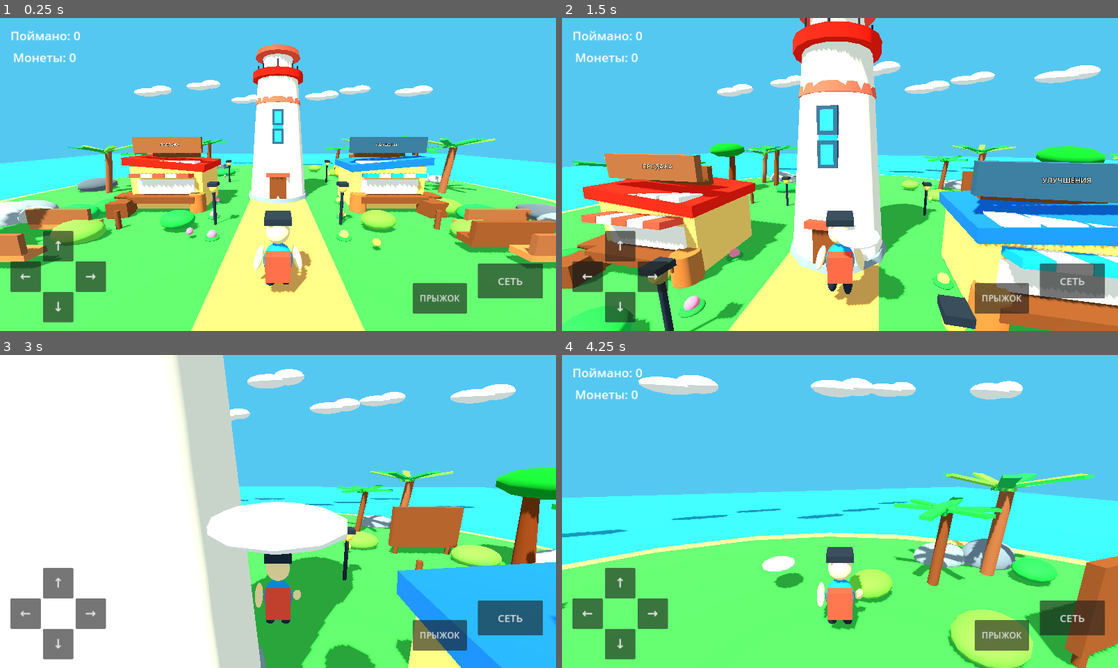
Above: before the commit, frames 1-4 (two rows, left to right).
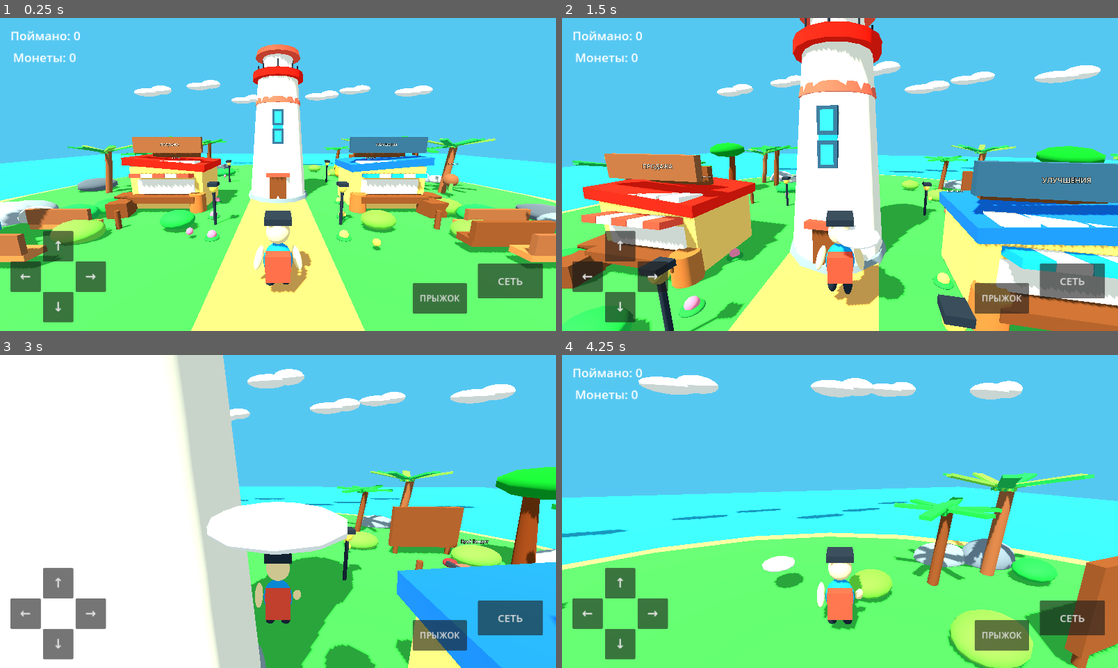
Above: after the commit, the same moments.

Repository: ksotik22/Catch-a-Mutant
Game: Godot game, scene res://scenes/main.tscn
The game is run twice, just before and just after one commit, with the same random seed, the same clock (stepped at 60 frames per second) and the same inputs.
Inputs (mouse positions are in pixels of both pictures, inside the frame that each line leads up to):
- Up to frame 1 (0.25 s): no input
- Up to frame 2 (1.5 s): move the mouse to (867, 174) at 0.52 s; hold E 0.53-1.28 s; hold W from 0.53 s (still down); click (867, 174) at 0.67 s; tap Space at 0.77 s; move the mouse to (812, 174) at 1.27 s; tap E at 1.35 s
- Up to frame 3 (3 s): keep holding W; tap Space at 1.52 s; move the mouse to (289, 505) at 2.02 s; hold E 2.03-2.78 s; move the mouse to (272, 517) at 2.77 s; tap E at 2.85 s; click (272, 517) at 2.92 s
- Up to frame 4 (4.25 s): keep holding W; tap Space at 3.02, 3.77 s; move the mouse to (878, 514) at 3.52 s; hold E from 3.53 s (still down)

The runs differ from the first frame. In frame 1, 0.2% of the frame differs, in the area x 0-83%, y 44-68%; in frame 2, less than 0.1%; in frame 3, 0.1%; in frame 4, nothing differs.

Commit message:
Spawn new mutant species

Diff:
--- a/scripts/player.gd
+++ b/scripts/player.gd
@@ -22,6 +22,8 @@
     get_tree().current_scene.add_child(concept_upgrade)
     var mechanics = preload("res://scripts/world_mechanics.gd").new()
     get_tree().current_scene.add_child(mechanics)
+    var mutant_spawner = preload("res://scripts/mutant_spawner.gd").new()
+    get_tree().current_scene.add_child(mutant_spawner)
     await get_tree().process_frame
     var animation_controller = preload("res://scripts/player_animation.gd").new()
     animation_controller.name = "PlayerAnimation"
